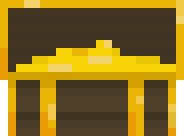
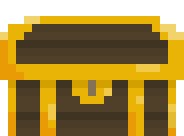
Before/after of a (184, 136) layered artwork. What changed in the layer stack:
hid "1 копия 2" over bbox(0, 0, 184, 104)
showed "1" over bbox(0, 16, 184, 104)
